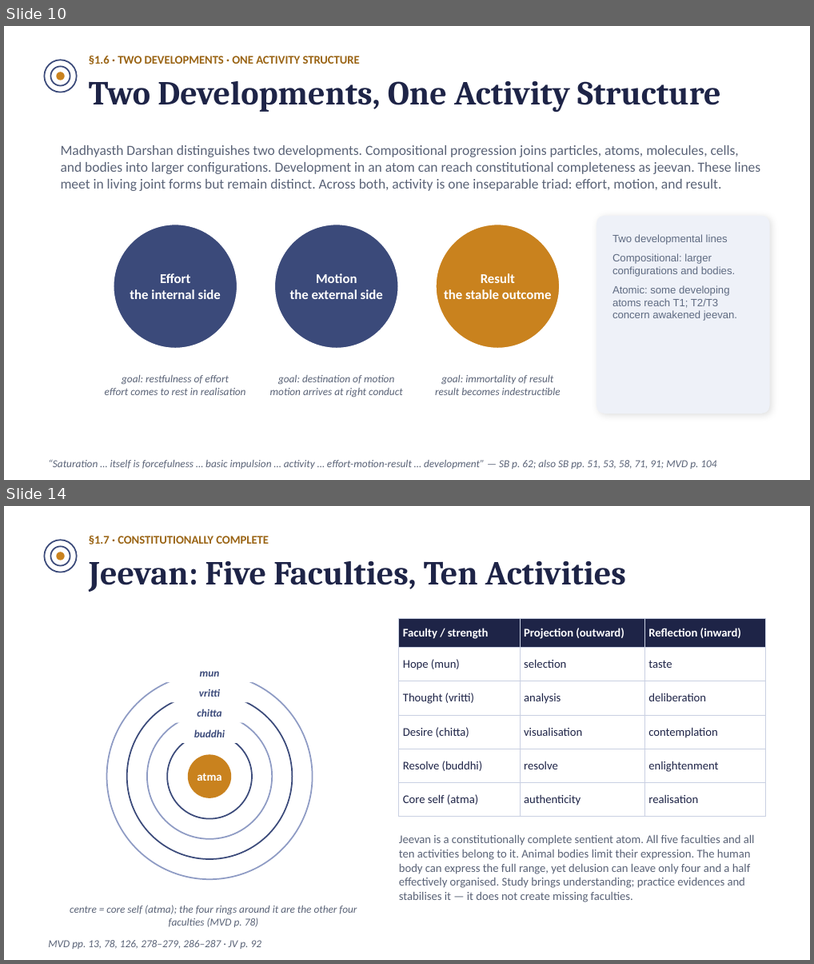
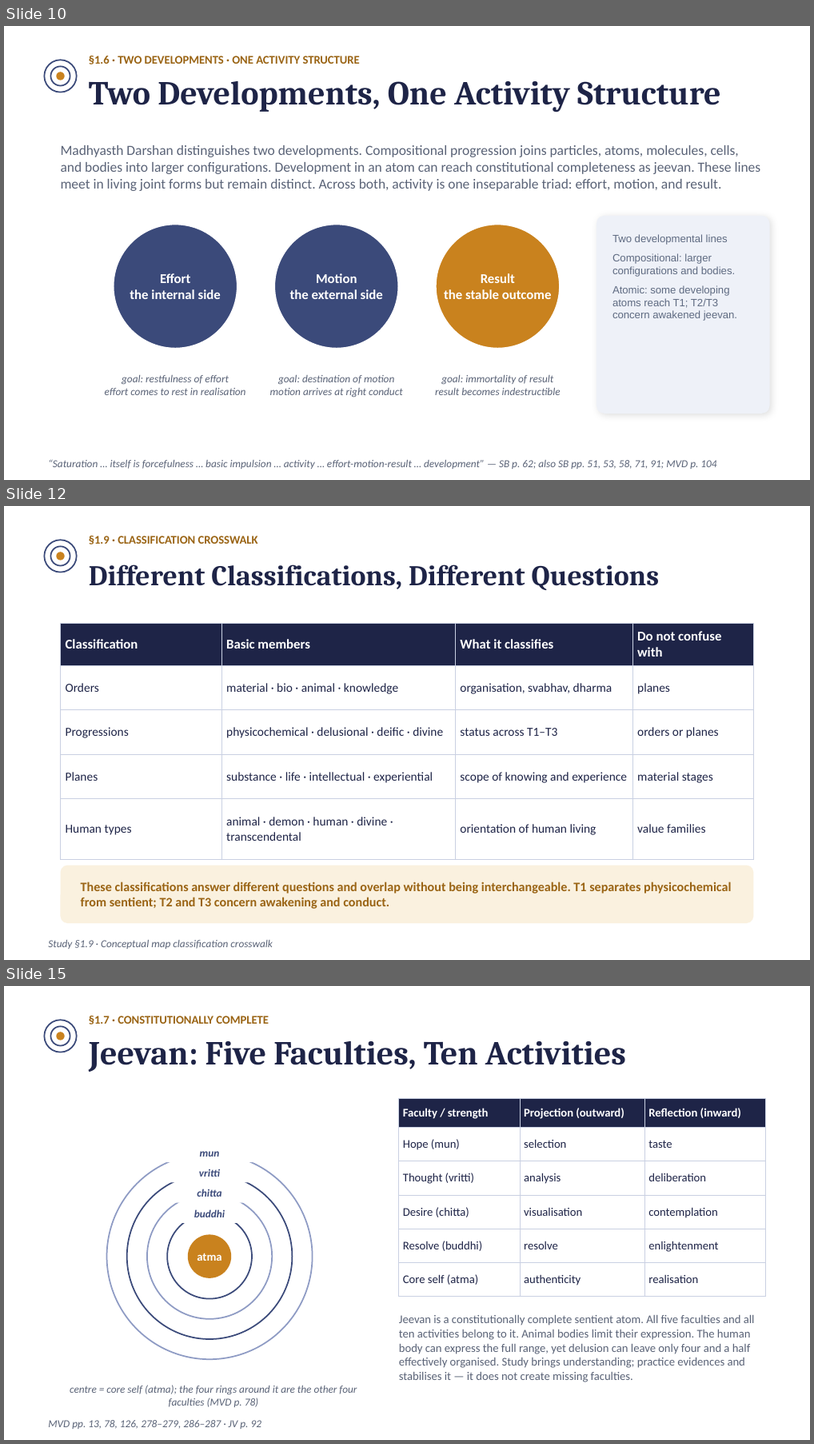
Before and after one commit to raghavamohan/AnalyticMadhyasthDarshan, a slide deck: Studies/The-Ontology-of-Coexistence/The-Ontology-of-Existence-Madhyasth-Darshan.pptx. Shown one above the other, each under a label of ours: slides 10 and 14 before the commit, slides 10, 12 and 15 after it; the slides between them are not shown. The pictures are 814x964 and 814x1444 pixels, drawn with LibreOffice and Linux fonts; fonts in the diff are those of the drawing. Boxes give left, top, right and bottom in pixels: in the first picture for what was removed or moved away, otherwise in the second. Text is boxed around its words. In the diff, an @@ line names an element or a change of style, - is before the commit and + after.

Commit message:
Clarify ontology study and presentation

```diff
--- a/Studies/The-Ontology-of-Coexistence/The-Ontology-of-Existence-Madhyasth-Darshan.pptx
+++ b/Studies/The-Ontology-of-Coexistence/The-Ontology-of-Existence-Madhyasth-Darshan.pptx
@@ slide 12 added at (4,506,810,960), background #FFFFFF @@
@@ ellipse added at (44,540,77,572), outline #3B4A7A 1.25 pt @@
@@ ellipse added at (50,546,70,566), outline #3B4A7A 1.25 pt @@
@@ ellipse added at (57,552,65,560), fill #C9821E @@
@@ text added at (89,536,258,544), 10.5 pt, text #9A6414, bold @@
+§1.9 · CLASSIFICATION CROSSWALK
@@ text added at (89,564,660,590), 25.5 pt, text #1E2447, bold @@
+Different Classifications, Different Questions
@@ table added at (61,623,754,848), 5 rows, 4 columns @@
+Classification | Basic members | What it classifies | Do not confuse with
+Orders | material · bio · animal · knowledge | organisation, svabhav, dharma | planes
+Progressions | physicochemical · delusional · deific · divine | status across T1–T3 | orders or planes
+Planes | substance · life · intellectual · experiential | scope of knowing and experience | material stages
+Human types | animal · demon · human · divine · transcendental | orientation of human living | value families
@@ rounded rectangle added at (61,865,754,923), fill #FAF1DF @@
@@ text added at (81,881,731,908), 11.5 pt, text #9A6414, bold @@
+These classifications answer different questions and overlap without being interchangeable. T1 separates physicochemical from sentient; T2 and T3 concern awakening and conduct.
@@ text added at (48,940,272,948), 9.5 pt, text #5A6377, italic @@
+Study §1.9 · Conceptual map classification crosswalk
@@ what was slide 14 is now slide 15 @@
```
Also in this commit, not shown: 15 slides changed, 1 other slide added, 18 other files.
